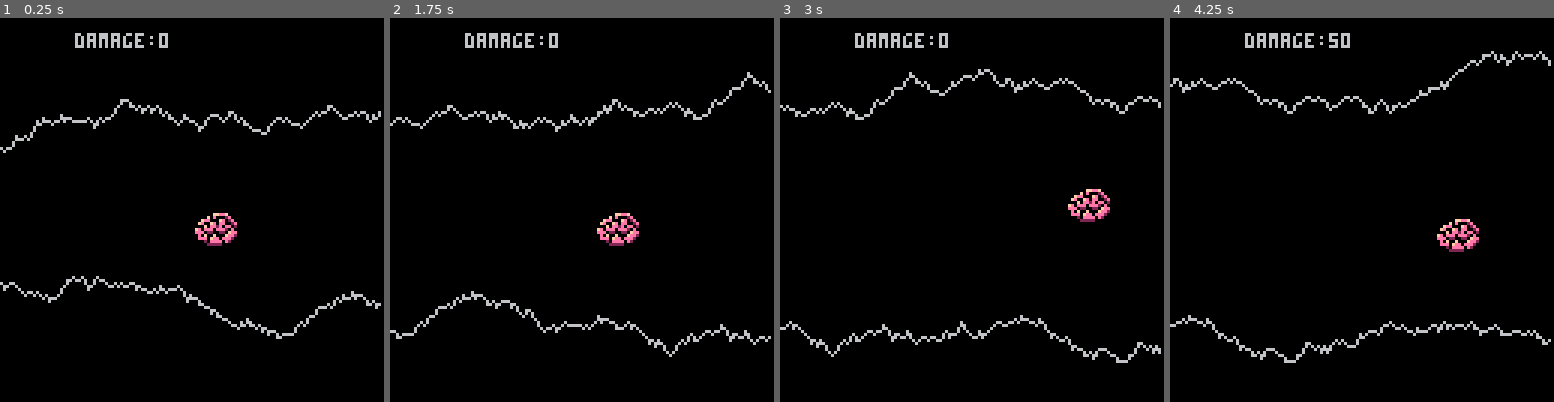
Above: before the commit, frames 1-4 (left to right).
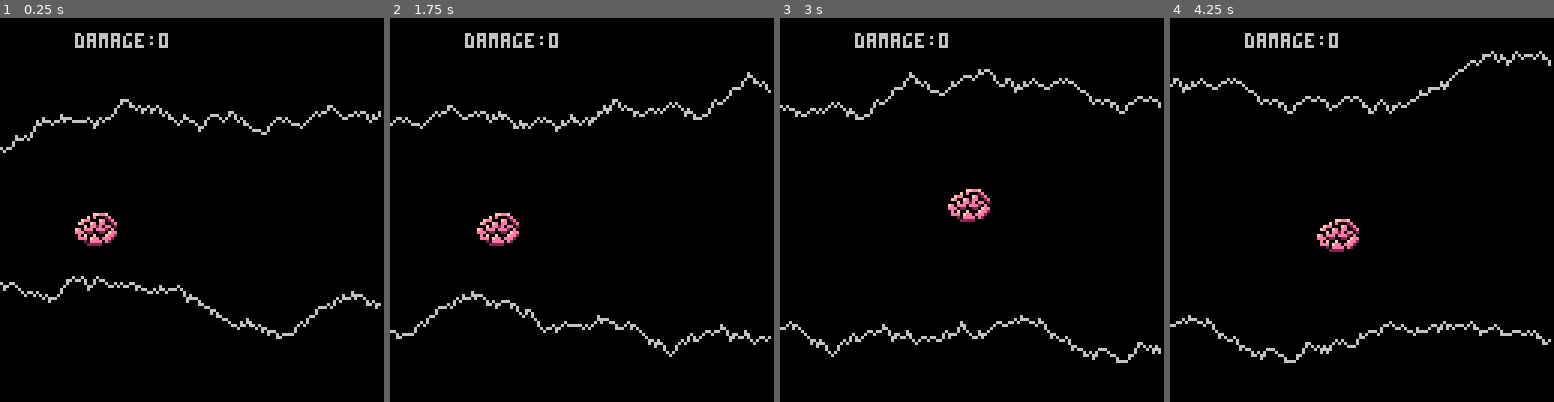
Above: after the commit, the same moments.

Repository: ChessMess/EEGG
Game: PICO-8 cartridge eegg.p8
Two runs of this game, one before a commit and one after it. Both use one fixed random seed, a clock stepped at 60 frames per second and the inputs below.
Inputs:
- Up to frame 1 (0.25 s): no input
- Up to frame 2 (1.75 s): hold Right from 1.6 s (still down)
- Up to frame 3 (3 s): release Right at 2.1 s; hold Up 2.15-2.42 s; hold Right from 2.47 s (still down)
- Up to frame 4 (4.25 s): release Right at 3.03 s; hold Left 3.08-3.58 s; hold Down 3.63-3.97 s; hold Right from 4.02 s (still down)

The runs differ from the first frame. In frame 1, 1.0% of the frame differs, in the area x 19-62%, y 50-60%; in frame 2, 1.0%; in frame 3, 1.0%; in frame 4, 1.1%, in the area x 38-81%, y 3-61%.

Commit message:
Multi update
- prevent player from going above, below traces
- ensures player starts at mid point of traces
- adds lower bounds checking

Diff:
--- a/eegg.p8
+++ b/eegg.p8
@@ -5,16 +5,19 @@
 
 function _init()
  game = create_gamestate()
- player = create_player()
+
  cls()
  print("✽ brain runner 0.01 alpha")
  print("generating traces...")
-	tracelines={}
-	tracelines.frames_to_load=15
-	tracelines.line_len=128 * tracelines.frames_to_load
-	tracelines.speed=2
-
- lns=make_lines(40, tracelines.line_len)
+	traces={}
+	traces.frames_to_load=15
+	traces.line_len=128 * traces.frames_to_load
+	traces.speed=2
+	traces.min_gap=40
+
+ lns=make_lines(traces.min_gap,
+  traces.line_len)
+ player = create_player()
 
  music(1)
  if(game.show_attract) then
@@ -35,7 +38,7 @@
  	player:draw()
 
  	--if(game.tick * game.speed < tracelines.line_len - 128) then
- 		draw_lines(lns, game.tick * tracelines.speed)
+ 		draw_lines(lns, game.tick * traces.speed)
  	--end
 	end
 end
@@ -161,40 +164,65 @@
 
 function create_player()
 	local player={}
- player.x=64
- player.y=64
+	local midpoint=(bottom_line[1].y - top_line[1].y) / 2
+	midpoint += top_line[1].y
+ player.x=24
+ player.y=midpoint
  player.sprite=0
- player.uplft={}
- player.lwrgt={}
- player.damage=0
+	player.damage=0
 
  player.update = function(self)
-	 if (btn(0)) self.x=max(0,self.x-1) --left
-	 if (btn(1)) self.x=min(111,self.x+1) --right
-	 if (btn(2)) self.y=max(0,self.y-1) --up
-	 if (btn(3)) self.y=min(243-player.botrgt.y,self.y+1) --down
-
-	 player.toplft = {x= player.x+1,
+	 if (player:hitcheck()==false) then
+		 if (btn(0)) self.x=max(0,self.x-1) --left
+		 if (btn(1)) self.x=min(111,self.x+1) --right
+		 if (btn(2)) self.y=max(0,self.y-1) --up
+		 if (btn(3)) self.y=min(243-player.botrgt.y,self.y+1) --down
+  end
+		player:update_coordinates()
+	end
+
+	player.update_coordinates = function(self)
+		player.toplft = {x= player.x+1,
 	                  y= player.y+1}
 	 player.botrgt = {x= player.x+14,
 	                  y= player.y+11}
- player:hitcheck()
- end
+	end
+
 
  player.hitcheck=function(self)
   local p=0
+  local collision=false
  	for i=self.toplft.x, self.toplft.x+15 do
 			p = pget(i, self.toplft.y-1)
  		if (p>0)	then
  			self.damage += 1
+ 			self.y += 1
+ 			collision=true
+ 			break
  		end
  	end
+
+		for i=self.botrgt.x-15, self.botrgt.x do
+			p = pget(i, self.botrgt.y+1)
+ 		if (p>0)	then
+ 			self.damage += 1
+ 			self.y -= 1
+ 			collision=true
+ 			break
+ 		end
+ 	end
+
+		if (self.y<0) self.y=0
+		if (self.y>112) self.y=112
+ 	return collision
  end
 
  player.draw = function(self)
   spr(0,self.x,self.y,2,2)
   print("damage:"..self.damage,25,5)
  end
+
+ player:update_coordinates()
 
  return player
 end
